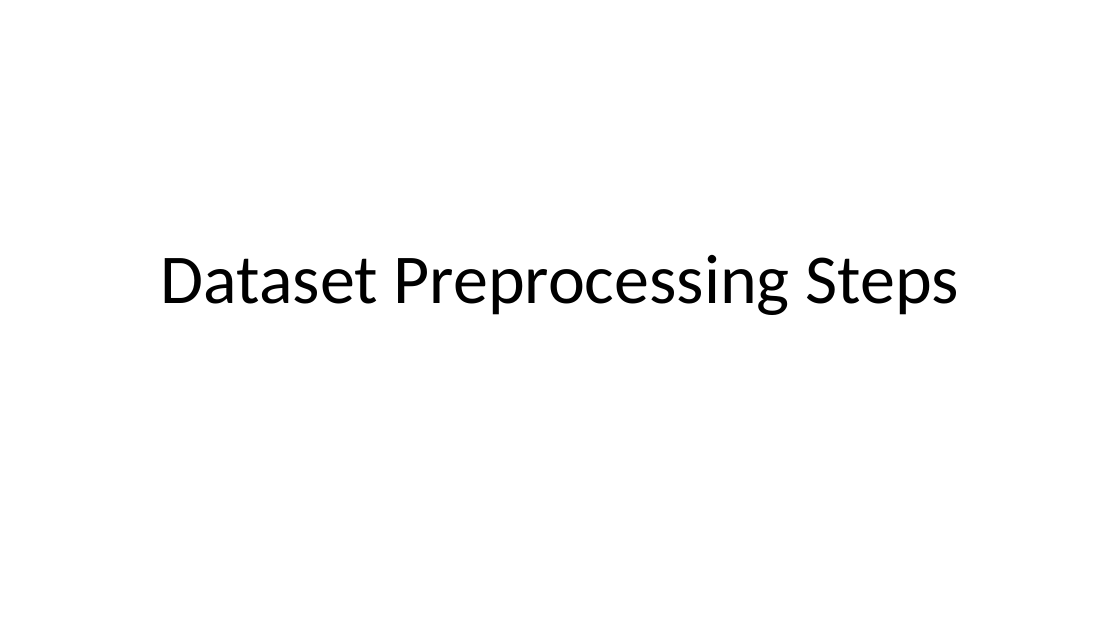
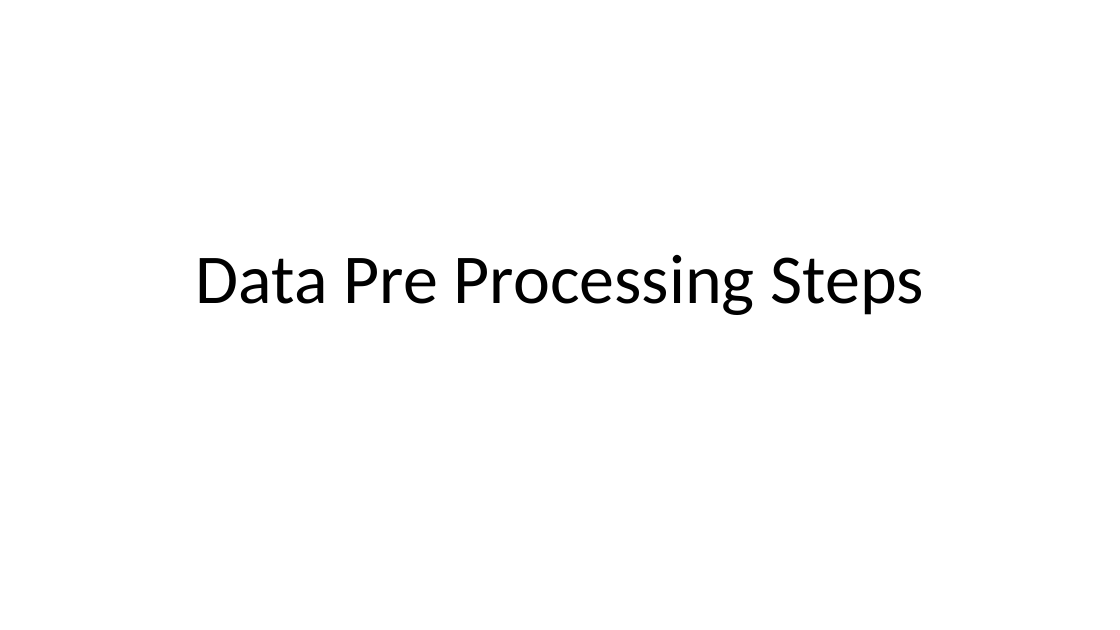
Before and after one commit to AdityaShenoy/Drones_For_Structural_Audit, a slide deck: slide 1 of ppt/Dataset Preprocessing Steps.pptx. Drawn at 1120x630 pixels with LibreOffice and Linux fonts; fonts in the diff are those of the drawing. Boxes give left, top, right and bottom in pixels: in the first picture for what was removed or moved away, otherwise in the second. Text is boxed around its words. In the diff, an @@ line names an element or a change of style, - is before the commit and + after.

```diff
--- a/ppt/Dataset Preprocessing Steps.pptx
+++ b/ppt/Dataset Preprocessing Steps.pptx
@@ title at (196,255,925,315): text changed @@
-Dataset Preprocessing Steps
+Data Pre Processing Steps
```
Also in this commit, not shown: 3 other slides changed, 6 slides added, 5 slides removed, 2 other files.
